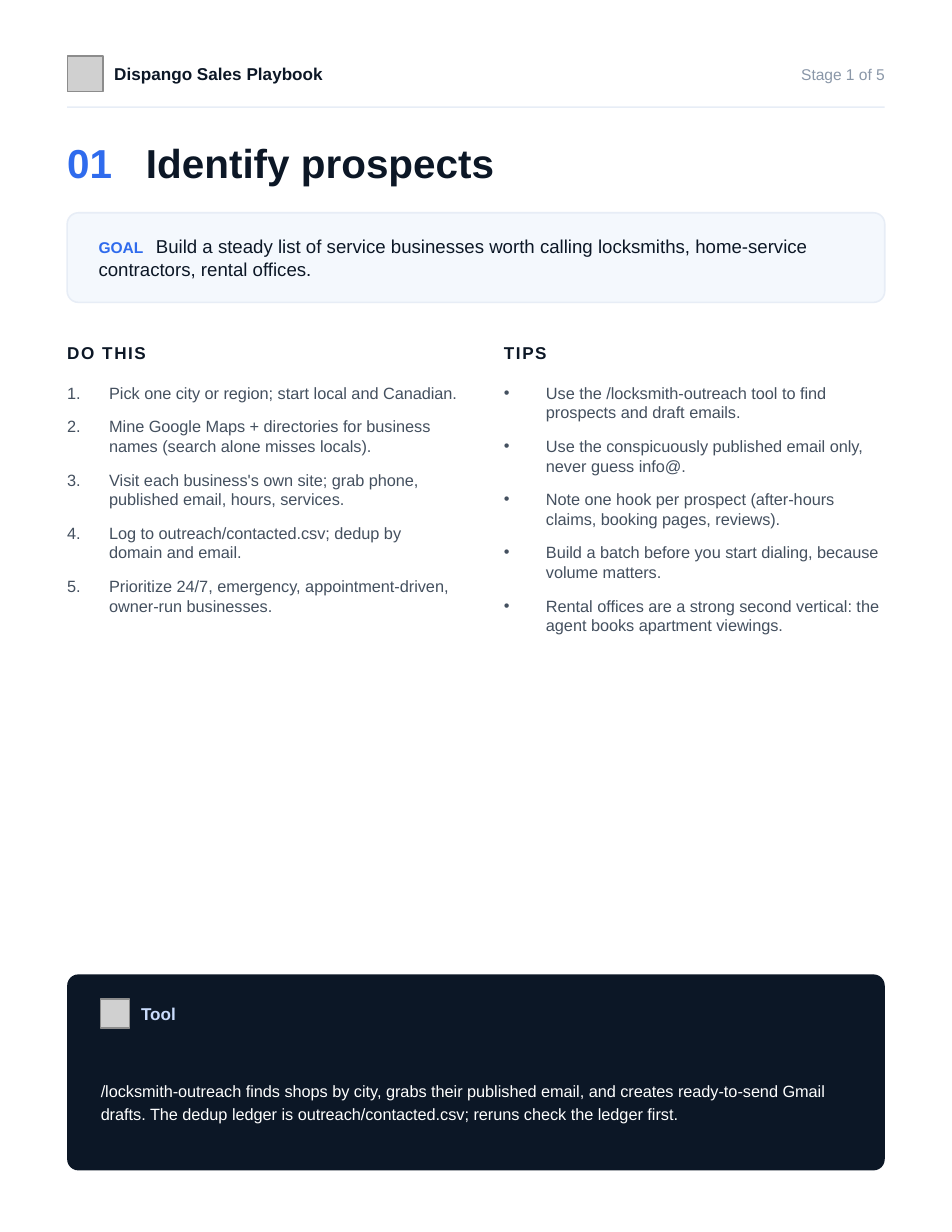
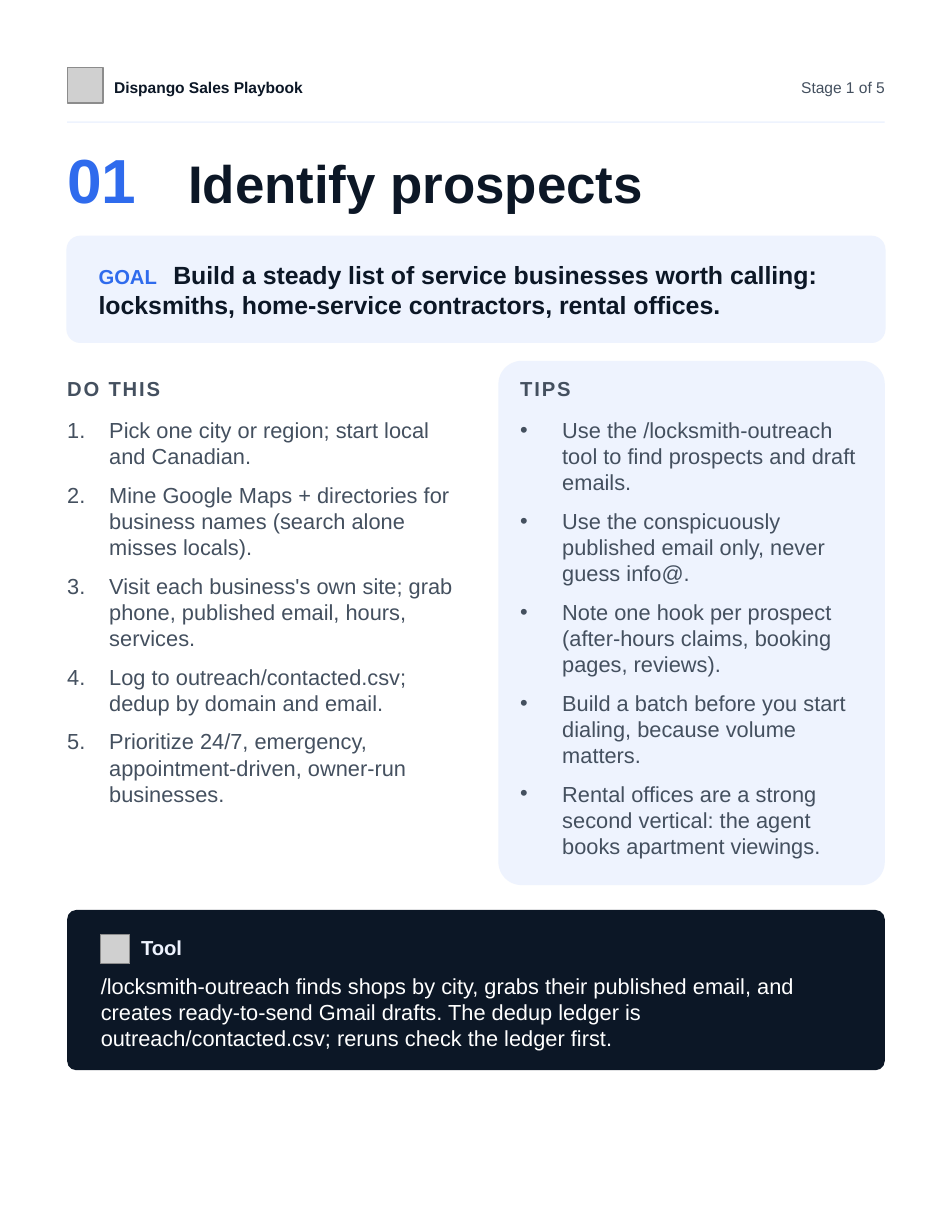
Before and after one commit to miguelangelsegura/mj-locksmith-webhook, a slide deck: slide 3 of sales/Dispango-sales-playbook.pptx. Drawn at 952x1232 pixels with LibreOffice and Linux fonts; fonts in the diff are those of the drawing; grey boxes stand for pictures. Boxes give left, top, right and bottom in pixels: in the first picture for what was removed or moved away, otherwise in the second. Text is boxed around its words. In the diff, an @@ line names an element or a change of style, - is before the commit and + after.

```diff
--- a/sales/Dispango-sales-playbook.pptx
+++ b/sales/Dispango-sales-playbook.pptx
@@ picture: place and size @@
-picture at bbox=[67, 56, 103, 92]
+picture at bbox=[67, 67, 103, 103]
@@ text "Dispango Sales Playbook" at bbox=[114, 81, 303, 96]: size 11 to 10 pt @@
@@ text "Stage 1 of 5" at bbox=[801, 82, 885, 96]: text colour #8A97A8 to #44505F @@
@@ 2 texts, 1 rectangle: place and size @@
-2 texts, 1 rectangle at bbox=[67, 67, 885, 108]
+2 texts, 1 rectangle at bbox=[67, 81, 885, 122]
@@ text "01 Identify prospects": place and size @@
-text "01 Identify prospects" at bbox=[67, 148, 494, 186]
+text "01 Identify prospects" at bbox=[67, 159, 642, 214]
@@ text "01 Identify prospects" at bbox=[67, 159, 642, 214]: size 26 to 40 pt in "01"; size 26 to 34 pt in "Identify prospects" @@
@@ rectangle at bbox=[67, 121, 885, 122]: fill #E7EDF6 to #EEF3FE @@
@@ rounded rectangle: place and size @@
-rounded rectangle at bbox=[67, 213, 885, 302]
+rounded rectangle at bbox=[67, 236, 885, 342]
@@ rounded rectangle at bbox=[67, 236, 885, 342]: fill #F4F8FD to #EEF3FE; outline #E7EDF6 1 pt to #EEF3FE 1 pt @@
@@ text at bbox=[99, 266, 817, 318]: text changed; size 12 to 16 pt; bold on @@
-GOAL Build a steady list of service businesses worth calling locksmiths, home-service contractors, rental offices.
+GOAL Build a steady list of service businesses worth calling: locksmiths, home-service contractors, rental offices.
@@ text "DO THIS": place and size @@
-text "DO THIS" at bbox=[67, 347, 146, 359]
+text "DO THIS" at bbox=[67, 382, 161, 396]
@@ text "DO THIS" at bbox=[67, 382, 161, 396]: size 11 to 13 pt, text colour #0C1726 to #44505F, letter spacing 1 to 1.2 pt @@
@@ rounded rectangle added at bbox=[498, 361, 885, 885], fill #EEF3FE @@
@@ text "TIPS" at bbox=[520, 382, 570, 396]: size 11 to 13 pt, text colour #0C1726 to #44505F, letter spacing 1 to 1.2 pt @@
@@ text "TIPS": place and size @@
-text "TIPS" at bbox=[504, 347, 547, 359]
+text "TIPS" at bbox=[520, 382, 570, 396]
@@ text "Pick one city or region; ..." at bbox=[109, 422, 453, 802]: size 10.5 to 14 pt; line spacing 1 to 16.8pt; less space between paragraphs @@
@@ text "Pick one city or region; ...": place and size @@
-text "Pick one city or region; ..." at bbox=[109, 387, 457, 612]
+text "Pick one city or region; ..." at bbox=[109, 422, 453, 802]
@@ text "Use the /locksmith-outreach tool to ...": place and size @@
-text "Use the /locksmith-outreach tool to ..." at bbox=[546, 387, 879, 635]
+text "Use the /locksmith-outreach tool to ..." at bbox=[562, 422, 856, 859]
@@ text "Use the /locksmith-outreach tool to ..." at bbox=[562, 422, 856, 859]: size 10.5 to 14 pt; line spacing 1 to 16.8pt; less space between paragraphs @@
@@ rounded rectangle: place and size @@
-rounded rectangle at bbox=[67, 974, 885, 1170]
+rounded rectangle at bbox=[67, 909, 885, 1070]
@@ picture: place and size @@
-picture at bbox=[101, 999, 130, 1028]
+picture at bbox=[101, 935, 130, 964]
@@ text "Tool": place and size @@
-text "Tool" at bbox=[141, 1007, 176, 1020]
+text "Tool" at bbox=[141, 940, 182, 955]
@@ text "Tool" at bbox=[141, 940, 182, 955]: size 11 to 13 pt, text colour #CADCFC to #EEF3FE @@
@@ text "/locksmith-outreach finds shops by city, ...": place and size @@
-text "/locksmith-outreach finds shops by city, ..." at bbox=[101, 1085, 825, 1124]
+text "/locksmith-outreach finds shops by city, ..." at bbox=[101, 978, 793, 1051]
@@ text "/locksmith-outreach finds shops by city, ..." at bbox=[101, 978, 793, 1051]: size 10.5 to 14 pt; line spacing 1.2 to 16.8pt; more space between paragraphs @@
```
Also in this commit, not shown: 8 other slides changed, 1 other file.
